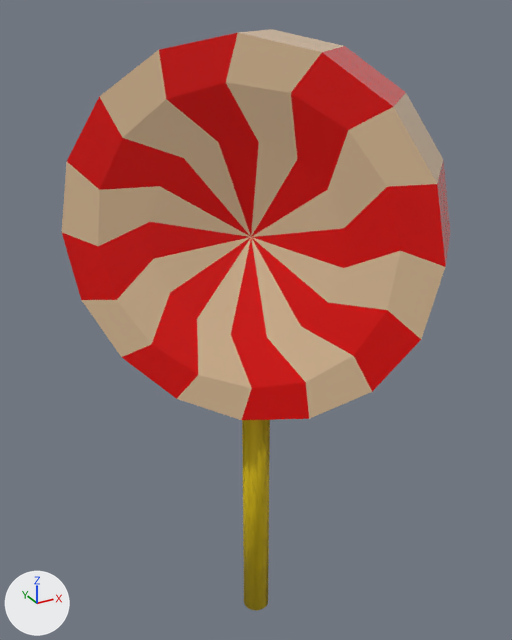
Two versions of the glTF model media/gltf/lollipop/lollipop.gltf, one commit apart.
Camera for both pictures: a 50 mm camera at (-0.327, -0.594, 0.702) aimed at (0.009, 0.017, 0.397). The axes (+X, +Y, +Z) are drawn at lower left. The lights are the same throughout. Where no turn or scale is listed for an object, it has been applied to the vertices.

Objects in the first picture: 'Lollipop on stick'.
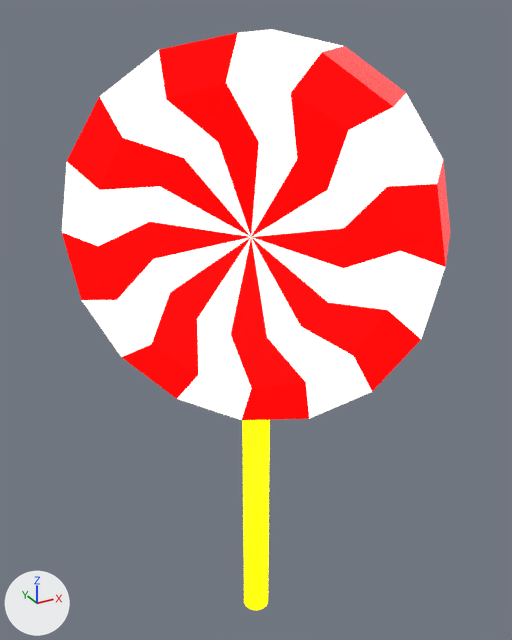
Where the change shows, as pixel boxes [x1, y1, x2, y2] in the pictures (512 x 640 px):
'Lollipop on stick', surface changed, recoloured
    both: [62, 29, 450, 610]

Edits to the bpy script that builds the scene:
```text
Change mat_red:
    add mat_red.emission_strength = 1.0
    mat_red.metallic: 0.0 -> 0.596
    add mat_red.emission_color = (0.89, 0.0, 0.0)  # red #f20000
Change mat_white:
    add mat_white.emission_strength = 1.0
Change mat_material_001:
    add mat_material_001.emission_strength = 1.0
```
